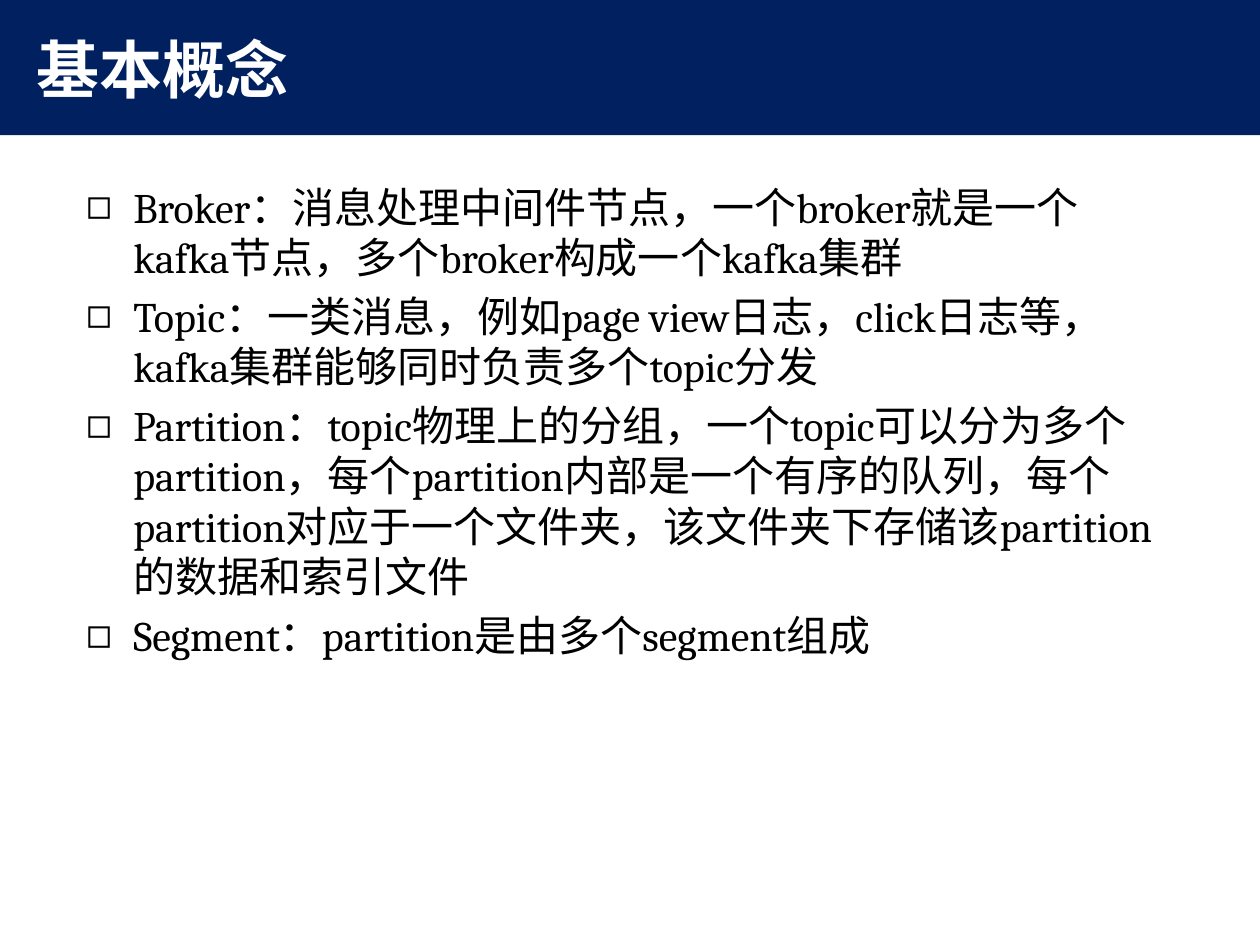
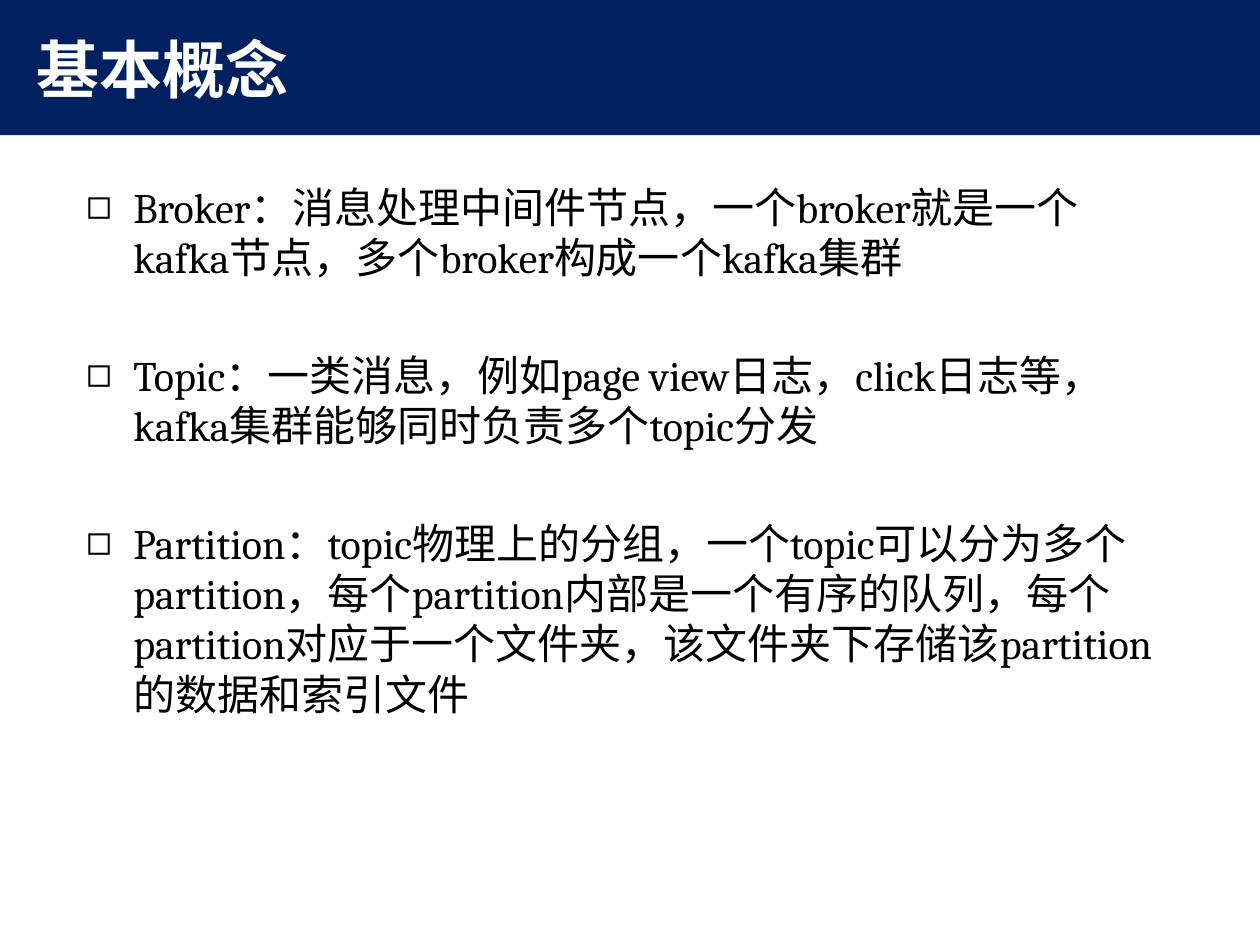
Before and after one commit to MyXOF/kafka, a slide deck: slide 6 of doc/kafka.pptx (slide 7 before the commit). Drawn at 1260x945 pixels with LibreOffice and Linux fonts; fonts in the diff are those of the drawing; background and template pictures are left out. Boxes give left, top, right and bottom in pixels: in the first picture for what was removed or moved away, otherwise in the second. Text is boxed around its words. In the diff, an @@ line names an element or a change of style, - is before the commit and + after.

```diff
--- a/doc/kafka.pptx
+++ b/doc/kafka.pptx
@@ text at <box>133,615,870,661</box>: paragraph removed @@
-◻ Segment：partition是由多个segment组成
```
Also in this commit, not shown: 3 other slides changed, 2 slides added, 1 slide removed.
